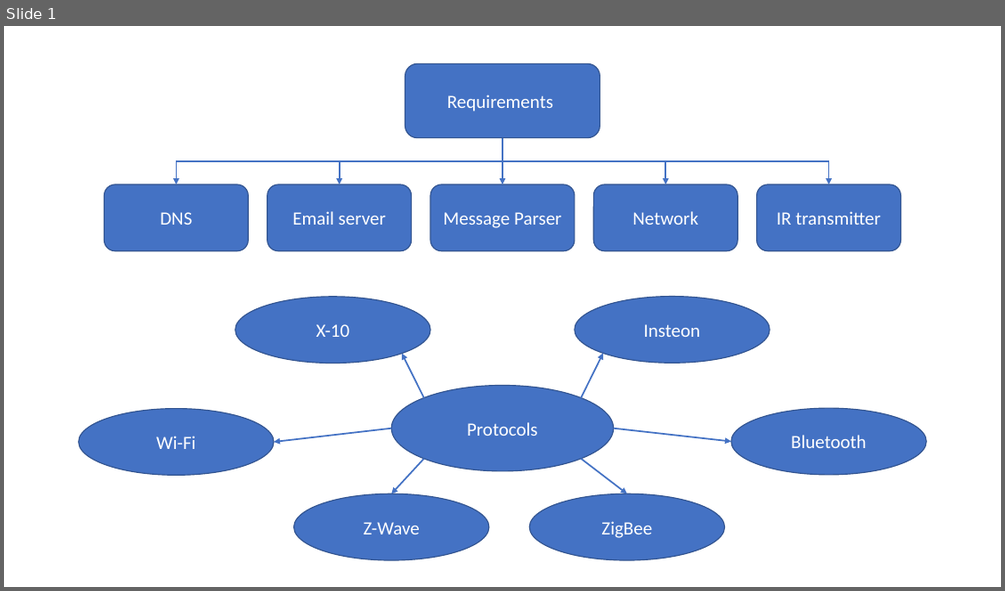
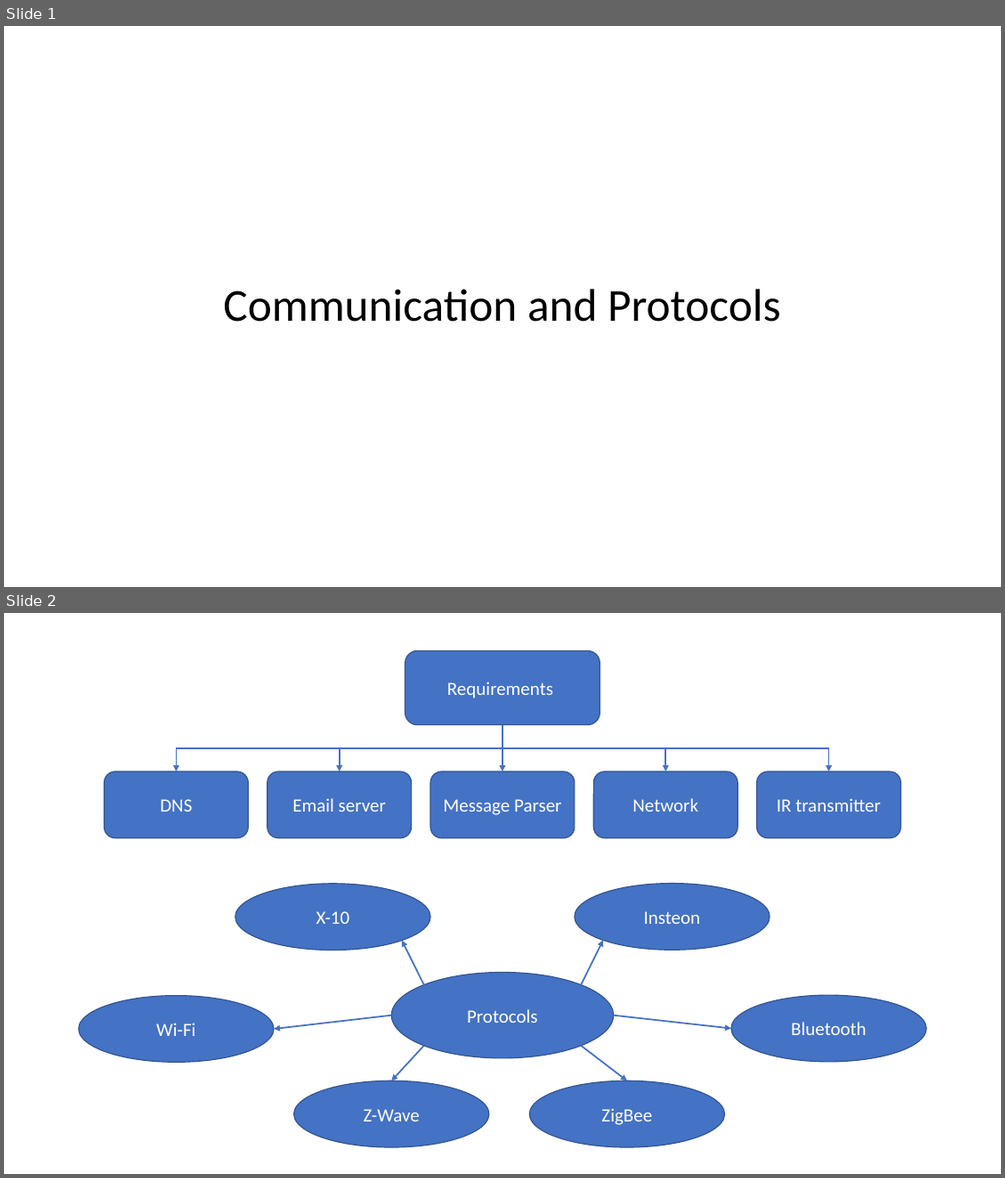
Before and after one commit to MikeBlackbeard/Ele_mic, a slide deck: project4/Communication MR.pptx. Shown one above the other, each under a label of ours: slide 1 before the commit, slides 1 and 2 after it. The pictures are 1005x591 and 1005x1178 pixels, drawn with LibreOffice and Linux fonts; fonts in the diff are those of the drawing. Boxes give left, top, right and bottom in pixels: in the first picture for what was removed or moved away, otherwise in the second. Text is boxed around its words. In the diff, an @@ line names an element or a change of style, - is before the commit and + after.

Commit message:
protocols updated

```diff
--- a/project4/Communication MR.pptx
+++ b/project4/Communication MR.pptx
@@ slide 1 added at [4,26,1001,587], background #FFFFFF @@
@@ title added at [223,289,781,321], 44 pt, text #000000 @@
+Communication and Protocols
@@ what was slide 1 is now slide 2 @@
```
Also in this commit, not shown: 2 other slides added.
